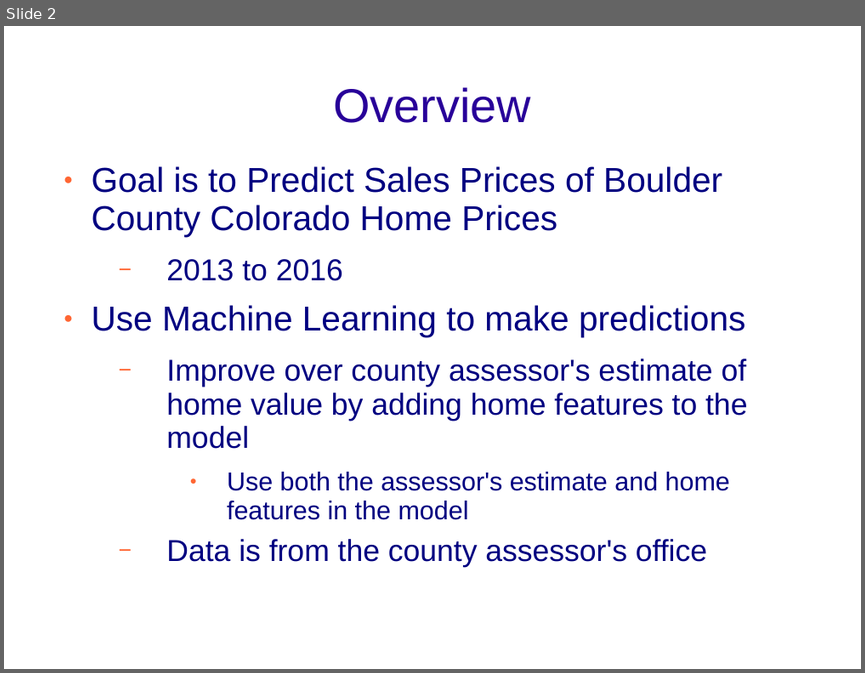
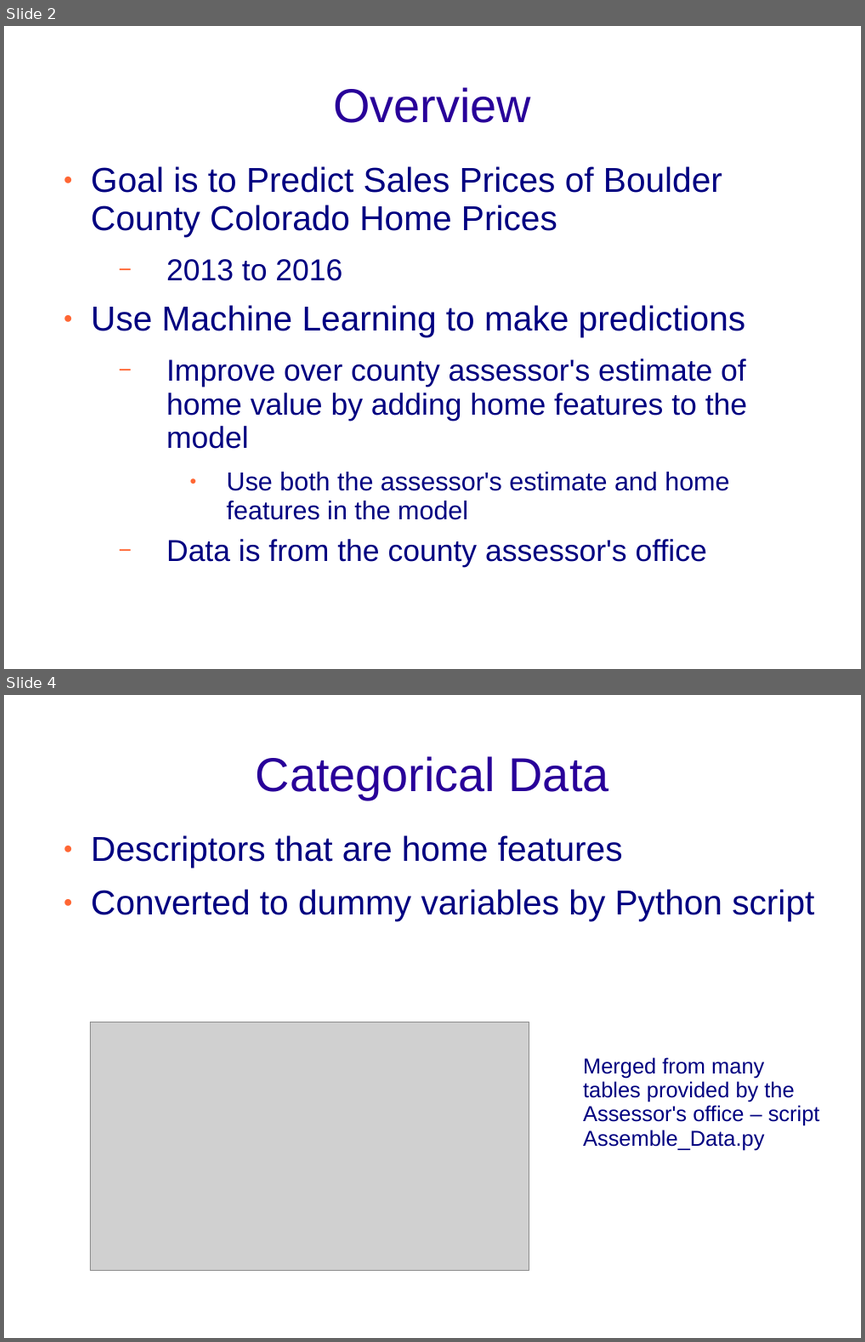
Before and after one commit to Vettejeep/Boulder_County_Home_Prices, a slide deck: MaherKevin.ppt. Shown one above the other, each under a label of ours: slide 2 before the commit, slides 2 and 4 after it; the slides between them are not shown. The pictures are 865x673 and 865x1342 pixels, drawn with LibreOffice and Linux fonts; fonts in the diff are those of the drawing; grey boxes stand for pictures; background and template pictures are left out. Boxes give left, top, right and bottom in pixels: in the first picture for what was removed or moved away, otherwise in the second. Text is boxed around its words. In the diff, an @@ line names an element or a change of style, - is before the commit and + after.

```diff
--- a/MaherKevin.ppt
+++ b/MaherKevin.ppt
@@ slide 4 added at [4, 695, 861, 1338], background picture (left out) @@
@@ title added at [256, 756, 609, 800], 44 pt, text #280099 @@
+Categorical Data
@@ text added at [91, 835, 814, 921], 32 pt, text #000080 @@
+● Descriptors that are home features
+● Converted to dummy variables by Python script
@@ picture added at [91, 1021, 528, 1270] @@
@@ text added at [583, 1057, 820, 1150], 20 pt, text #000080 @@
+Merged from many tables provided by the Assessor's office – script Assemble_Data.py
```
Also in this commit, not shown: 7 other slides changed, 1 other slide added, 1 other file.
